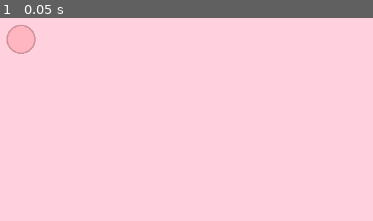
Above: before the commit, frame 1.
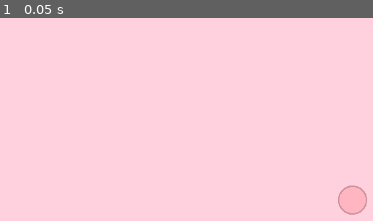
Above: after the commit, the same moment.

Repository: JungoQuentin/Doom2
Game: Godot game, scene res://node_2d.tscn
Two runs of this game, one before a commit and one after it. Both use one fixed random seed, a clock stepped at 60 frames per second and the inputs below.
Inputs:
- Up to frame 1 (0.05 s): no input

The runs differ from the first frame. In frame 1, 1.8% of the frame differs, in the area x 1-99%, y 3-98%.

Commit message:
fixed mouse_pos

Diff:
--- a/node_2d.gd
+++ b/node_2d.gd
@@ -14,12 +14,12 @@
 
 func _input(event: InputEvent) -> void:
 	if event is InputEventMouseButton and event.button_index == MOUSE_BUTTON_LEFT and event.pressed:
-		mouse_tile = pos_to_tile(event.position);
+		mouse_tile = pos_to_tile(get_global_mouse_position());
 		if coords.has(mouse_tile):
 			spawn_cell(mouse_tile, Cell.CellType.TYPE1)
 			queue_redraw()
 	if event is InputEventMouseMotion:
-		var new_mouse_tile = pos_to_tile(event.position);
+		var new_mouse_tile = pos_to_tile(get_global_mouse_position());
 		if new_mouse_tile != mouse_tile:
 			mouse_tile = new_mouse_tile;
 			queue_redraw()
@@ -39,11 +39,12 @@
 			draw_circle(pos, h/2 * overh, Color.LIGHT_PINK, true)
 		draw_circle(pos, h/2 * overh, Color.LIGHT_PINK.darkened(0.2), false, 2)
 
+	# draw_circle(tile_to_pos(mouse_tile), h/2 * overh, Color.INDIAN_RED, false, 3)
+
 
 func spawn_cell(source_coords: Vector2i, cell_type: Cell.CellType):
-	var dir_num = randi() % 6;
-	print(dir_num)
-	# Choose 1 of 6 random directions (spawn_dir)
+	var spawn_dir = randi() % 6; # Choose 1 of 6 random directions (spawn_dir)
+
 	# Check is cell in 1 * spawn_dir is empty with hasmap "coords"
 	# If not, check the 5 others cells
 	# If still empty, check 2 * spawn_dir
@@ -54,8 +55,8 @@
 	pass
 
 func pos_to_tile(pos: Vector2) -> Vector2i:
-	var odd = int(pos.y / h) % 2
-	return Vector2i((pos.x / h / hex_ratio - 1 - 2/3.0 - odd/3.0), (pos.y / h) - 1.9)
+	var odd = int(pos.y / h - 0.5) % 2
+	return Vector2i((pos.x / h / hex_ratio + 0.08 + odd*0.37), (pos.y / h) + 0.5)
 
 func tile_to_pos(tile_coords: Vector2i) -> Vector2:
 	var odd = tile_coords.y % 2;
--- a/node_2d.tscn
+++ b/node_2d.tscn
@@ -6,4 +6,3 @@
 script = ExtResource("1_wtcfe")
 
 [node name="Camera2D" type="Camera2D" parent="."]
-position = Vector2(478, 232)
